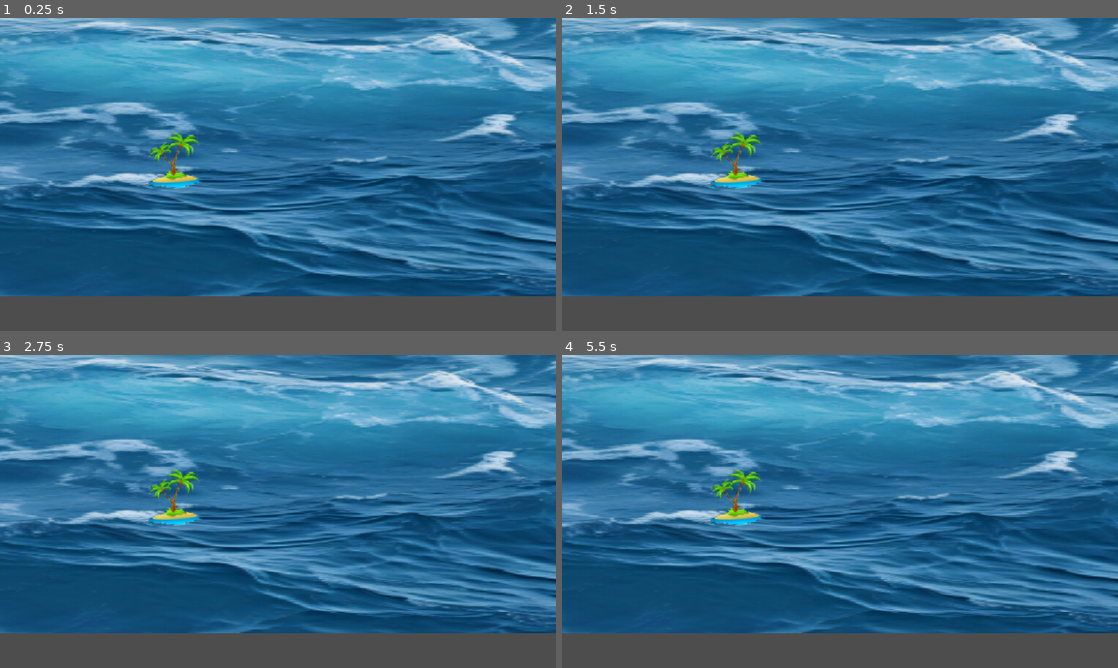
Above: before the commit, frames 1-4 (two rows, left to right).
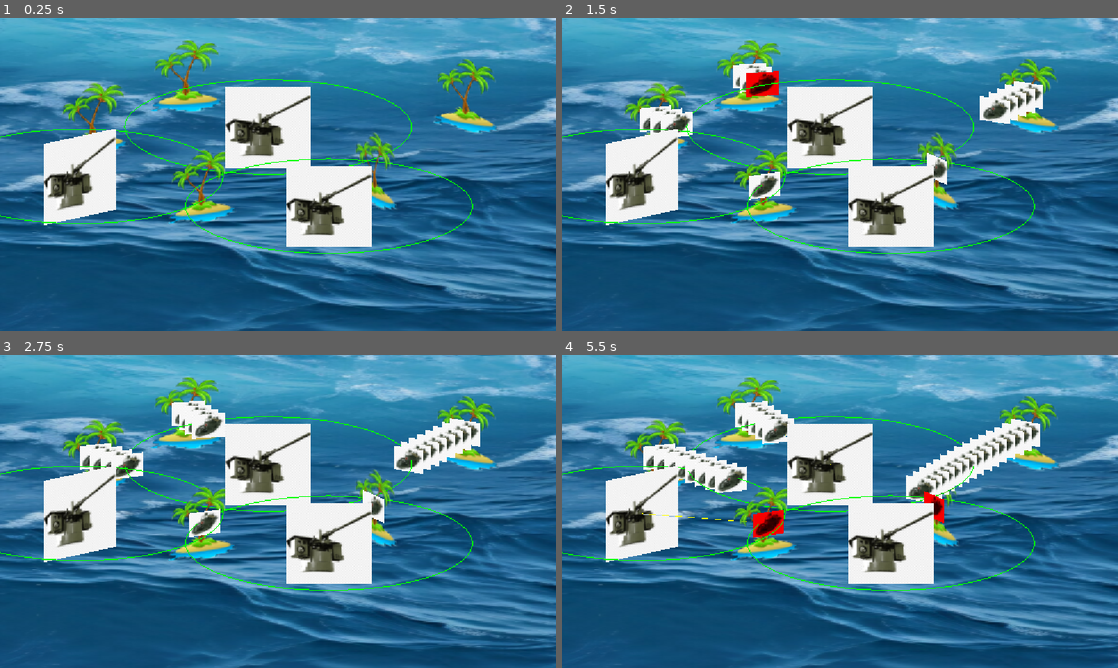
Above: after the commit, the same moments.

Repository: EssithAbertay/islands-game-jam
Game: Godot game, scene res://Scenes/enviroment.tscn
Two runs of this game, one before a commit and one after it. Both use one fixed random seed, a clock stepped at 60 frames per second and the inputs below.
Inputs:
- Up to frame 1 (0.25 s): no input
- Up to frame 2 (1.5 s): no input
- Up to frame 3 (2.75 s): no input
- Up to frame 4 (5.5 s): no input

The runs differ from the first frame. In frame 1, 65% of the frame differs, in the area x 0-100%, y 0-100%; in frame 2, 66%; in frame 3, 67%; in frame 4, 68%.

Commit message:
Turret stuff

Diff:
--- a/Scenes/enemy/enemy_boat.tscn
+++ b/Scenes/enemy/enemy_boat.tscn
@@ -1,8 +1,20 @@
 [gd_scene format=3 uid="uid://dqw3udxe25oaf"]
 
+[ext_resource type="Script" uid="uid://chu51fgdf1ras" path="res://Scripts/boat_s.gd" id="1_8fsh6"]
 [ext_resource type="Texture2D" uid="uid://bjv4ar8a17enc" path="res://Assets/enemy_boat.png" id="1_fg1bx"]
 
-[node name="EnemyBoat" type="Node3D" unique_id=578794883]
+[sub_resource type="SphereShape3D" id="SphereShape3D_07vgb"]
+radius = 2.5579734
+
+[node name="EnemyBoat" type="CharacterBody3D" unique_id=2047224162 groups=["enemy"]]
+script = ExtResource("1_8fsh6")
+target = Vector3(10, 0, 10)
+maxHealth = 40
+flashDamageTime = 0.1
 
 [node name="Sprite3D" type="Sprite3D" parent="." unique_id=655860053]
+render_priority = 2
 texture = ExtResource("1_fg1bx")
+
+[node name="CollisionShape3D" type="CollisionShape3D" parent="." unique_id=1511283663]
+shape = SubResource("SphereShape3D_07vgb")
--- a/Scenes/enemy/enemy_island.tscn
+++ b/Scenes/enemy/enemy_island.tscn
@@ -1,8 +1,13 @@
 [gd_scene format=3 uid="uid://ciqk8xjnpanov"]
 
 [ext_resource type="Texture2D" uid="uid://kxdlkrnelns4" path="res://Assets/enemy_island.png" id="1_7881a"]
+[ext_resource type="Script" uid="uid://cljktj0ysk2o0" path="res://Scripts/island_s.gd" id="1_m71jm"]
+[ext_resource type="PackedScene" uid="uid://dqw3udxe25oaf" path="res://Scenes/enemy/enemy_boat.tscn" id="2_5vonq"]
 
 [node name="EnemyIsland" type="Node3D" unique_id=1749570327]
+script = ExtResource("1_m71jm")
+enemy_spawn_rate = 0.3
+boat = ExtResource("2_5vonq")
 
 [node name="Sprite3D" type="Sprite3D" parent="." unique_id=627668633]
 transform = Transform3D(0.205, 0, 0, 0, 0.205, 0, 0, 0, 0.205, 0, 0, 0)
--- a/Scenes/enviroment.tscn
+++ b/Scenes/enviroment.tscn
@@ -2,17 +2,42 @@
 
 [ext_resource type="PackedScene" uid="uid://ciqk8xjnpanov" path="res://Scenes/enemy/enemy_island.tscn" id="1_ks4c7"]
 [ext_resource type="Texture2D" uid="uid://cpe7rh3n6xupp" path="res://Assets/ocean.jpg" id="2_ubiir"]
+[ext_resource type="PackedScene" uid="uid://dqnt87eqnh8k0" path="res://Scenes/player/turret.tscn" id="3_ks4c7"]
 
 [node name="Node3D" type="Node3D" unique_id=1496945402]
 
 [node name="Camera3D" type="Camera3D" parent="." unique_id=1945317165]
 transform = Transform3D(1, 0, 0, 0, 0.9442179, 0.3293214, 0, -0.3293214, 0.94421786, 0, 15.572266, 20.749268)
 projection = 1
-size = 42.58569
+size = 32.709076
+
+[node name="Ocean" type="Sprite3D" parent="." unique_id=2129427548]
+transform = Transform3D(10, 0, 0, 0, -4.371139e-07, 10, 0, -10, -4.371139e-07, -0.031312943, 0, 0.0070257187)
+texture = ExtResource("2_ubiir")
 
 [node name="EnemyIsland" parent="." unique_id=1749570327 instance=ExtResource("1_ks4c7")]
-transform = Transform3D(0.98027116, 0, 0.19765733, 0, 1, 0, -0.19765733, 0, 0.98027116, -14.042079, 3.1805487, -20.644842)
+transform = Transform3D(0.98027116, 0, 0.19765733, 0, 1, 0, -0.19765733, 0, 0.98027116, -9.490671, 0, -55.272453)
 
-[node name="Ocean" type="Sprite3D" parent="." unique_id=2129427548]
-transform = Transform3D(10, 0, 0, 0, -4.371139e-07, 10, 0, -10, -4.371139e-07, 0, 0, 0)
-texture = ExtResource("2_ubiir")
+[node name="EnemyIsland5" parent="." unique_id=468672332 instance=ExtResource("1_ks4c7")]
+transform = Transform3D(0.92186314, 0, 0.38751557, 0, 1, 0, -0.38751557, 0, 0.92186314, -7.889452, 0, -20.312561)
+
+[node name="EnemyIsland2" parent="." unique_id=283272367 instance=ExtResource("1_ks4c7")]
+transform = Transform3D(0.8862589, 0, -0.46319026, 0, 1, 0, 0.46319026, 0, 0.8862589, 19.705536, 0, -49.16974)
+
+[node name="EnemyIsland3" parent="." unique_id=1556331324 instance=ExtResource("1_ks4c7")]
+transform = Transform3D(0.9504864, 0, 0.31076643, 0, 1, 0, -0.31076643, 0, 0.9504864, -19.268639, 0, -41.59404)
+
+[node name="EnemyIsland4" parent="." unique_id=100763366 instance=ExtResource("1_ks4c7")]
+transform = Transform3D(0.60119426, 0, -0.79910314, 0, 1, 0, 0.79910314, 0, 0.60119426, 10.179531, 0, -25.663845)
+
+[node name="Turret" parent="." unique_id=1518263802 instance=ExtResource("3_ks4c7")]
+transform = Transform3D(1, 0, 0, 0, 1, 0, 0, 0, 1, -1.008, 0, -38.818)
+fireCd = 0.1
+
+[node name="Turret" parent="Turret" unique_id=172428934 instance=ExtResource("3_ks4c7")]
+transform = Transform3D(1, 0, 0, 0, 1, 0, 0, 0, 1, 6.3191094, 0, 25.130821)
+fireCd = 0.1
+
+[node name="Turret2" parent="." unique_id=1817653700 instance=ExtResource("3_ks4c7")]
+transform = Transform3D(0.83842015, 0, 0.54502445, 0, 1, 0, -0.54502445, 0, 0.83842015, -20.73181, 0, -23.138008)
+fireCd = 0.1
--- /dev/null
+++ b/Scenes/player/turret.tscn
@@ -0,0 +1,26 @@
+[gd_scene format=3 uid="uid://dqnt87eqnh8k0"]
+
+[ext_resource type="Script" uid="uid://bfxko6yl3ku60" path="res://Scripts/turret_s.gd" id="1_wbe0e"]
+[ext_resource type="Texture2D" uid="uid://bx4uu4n1wkwm4" path="res://Assets/turret.png" id="1_xjgln"]
+
+[sub_resource type="SphereShape3D" id="SphereShape3D_6gp1l"]
+radius = 5.0
+
+[node name="Turret" type="Node3D" unique_id=1518263802]
+script = ExtResource("1_wbe0e")
+damage = 20
+fireRadius = 15
+
+[node name="Sprite3D" type="Sprite3D" parent="." unique_id=163992799]
+render_priority = 2
+texture = ExtResource("1_xjgln")
+
+[node name="Area3D" type="Area3D" parent="." unique_id=745478928]
+
+[node name="CollisionShape3D" type="CollisionShape3D" parent="Area3D" unique_id=65494129]
+shape = SubResource("SphereShape3D_6gp1l")
+
+[node name="RangeIndicator" type="MeshInstance3D" parent="." unique_id=2061403276]
+
+[connection signal="body_entered" from="Area3D" to="." method="_on_area_3d_body_entered"]
+[connection signal="body_exited" from="Area3D" to="." method="_on_area_3d_body_exited"]
--- /dev/null
+++ b/Scripts/boat_s.gd
@@ -0,0 +1,16 @@
+extends Enemy
+
+# Called when the node enters the scene tree for the first time.
+func _ready() -> void:
+	super._ready()
+
+# Called every frame. 'delta' is the elapsed time since the previous frame.
+func _process(delta: float) -> void:
+	super._process(delta)
+
+func _physics_process(delta: float) -> void:
+	# move towards point
+	var direction: Vector3
+	direction =  target - global_position
+	position += ((direction.normalized()) * speed * delta)
+	pass
--- /dev/null
+++ b/Scripts/enemy.gd
@@ -0,0 +1,38 @@
+class_name Enemy
+extends CharacterBody3D
+
+@export var speed = 5
+@export var target: Vector3
+@export var maxHealth = 10
+var currentHealth = 10
+var sprite3d
+var flashDamage: bool = false
+@export var flashDamageTime = 0.2
+var flashDamageTimeRemaining = 0
+
+func takeDamage(damage: int) -> void:
+	currentHealth -= damage
+	flashDamage = true
+	print(currentHealth)
+	checkStatus()
+
+func checkStatus():
+	if (currentHealth <= 0):
+		queue_free()
+
+# Called when the node enters the scene tree for the first time.
+func _ready() -> void:
+	sprite3d = get_node("Sprite3D")
+	currentHealth = maxHealth
+	print(currentHealth)
+	pass
+
+# Called every frame. 'delta' is the elapsed time since the previous frame.
+func _process(delta: float) -> void:
+	if(flashDamage):
+		print("flashDamage")
+		sprite3d.modulate = Color(1,0,0)
+		flashDamageTimeRemaining += delta
+		if(flashDamageTimeRemaining >= flashDamageTime):
+			flashDamage = false
+			sprite3d.modulate = Color(1,1,1)
--- a/island_s.gd
+++ b/Scripts/island_s.gd
@@ -1,11 +1,22 @@
 extends Node
 
+@export var enemy_spawn_rate:float = 1
+var enemy_spawn_cd = 0
+
+@export var boat: PackedScene
 
 # Called when the node enters the scene tree for the first time.
 func _ready() -> void:
 	pass # Replace with function body.
 
-
 # Called every frame. 'delta' is the elapsed time since the previous frame.
 func _process(delta: float) -> void:
+	enemy_spawn_cd += delta
+	if(enemy_spawn_cd >= enemy_spawn_rate):
+		enemy_spawn_cd = 0
+
+		var boat_instance = boat.instantiate()
+		add_child(boat_instance)
+
+
 	pass
--- /dev/null
+++ b/Scripts/turret_s.gd
@@ -0,0 +1,96 @@
+extends Node3D
+
+@export var damage = 10
+@export var fireCd:float = 1
+@export var fireRadius = 5
+
+var fireCdRemaining = 0
+
+var enemies: Array[Node3D] = []
+
+# Called when the node enters the scene tree for the first time.
+func _ready() -> void:
+	$Area3D/CollisionShape3D.shape.radius = fireRadius
+
+func draw_range_circle():
+	var mesh = ImmediateMesh.new()
+	var mat = StandardMaterial3D.new()
+
+	mat.albedo_color = Color(0, 1, 0)
+	mat.shading_mode = BaseMaterial3D.SHADING_MODE_UNSHADED
+
+	mesh.surface_begin(Mesh.PRIMITIVE_LINE_STRIP, mat)
+
+	for i in range(65):
+		var angle = TAU * i / 64
+		mesh.surface_add_vertex(Vector3(
+			cos(angle) * fireRadius,
+			0.05,
+			sin(angle) * fireRadius
+		))
+
+	mesh.surface_end()
+
+	$RangeIndicator.mesh = mesh
+
+
+# Called every frame. 'delta' is the elapsed time since the previous frame.
+func _process(delta: float) -> void:
+	fireCdRemaining += delta
+
+	# check if can fire, if so deal damage to closest enemy and reset timer
+	if(fireCdRemaining >= fireCd):
+		fireCdRemaining = 0
+		var target = get_closest_enemy()
+		if target is Enemy:
+			target.takeDamage(damage)
+			shoot(target)
+
+	draw_range_circle()
+
+
+func get_closest_enemy():
+	var closest_enemy = null
+	var closest_distance = INF
+
+	for enemy in enemies:
+		if is_instance_valid(enemy):
+			var distance = global_position.distance_squared_to(enemy.global_position)
+			if distance < closest_distance:
+				closest_distance = distance
+				closest_enemy = enemy
+
+	return closest_enemy
+
+func shoot(body: Node3D):
+	var start = global_position
+	var end = body.global_position
+	spawn_tracer(start,end)
+
+
+func spawn_tracer(start: Vector3, end: Vector3):
+	var mesh_instance = MeshInstance3D.new()
+	var immediate_mesh = ImmediateMesh.new()
+	var material = StandardMaterial3D.new()
+
+	material.albedo_color = Color.YELLOW
+	material.shading_mode = BaseMaterial3D.SHADING_MODE_UNSHADED
+
+	immediate_mesh.surface_begin(Mesh.PRIMITIVE_LINES, material)
+	immediate_mesh.surface_add_vertex(start)
+	immediate_mesh.surface_add_vertex(end)
+	immediate_mesh.surface_end()
+
+	mesh_instance.mesh = immediate_mesh
+	get_tree().current_scene.add_child(mesh_instance)
+
+	await get_tree().create_timer(0.05).timeout
+	mesh_instance.queue_free()
+
+func _on_area_3d_body_entered(body: Node3D) -> void:
+	if body.is_in_group("enemy"):
+		enemies.append(body)
+
+func _on_area_3d_body_exited(body: Node3D) -> void:
+	if body.is_in_group("enemy"):
+		enemies.erase(body)
--- a/project.godot
+++ b/project.godot
@@ -19,6 +19,10 @@
 
 window/stretch/mode="canvas_items"
 window/stretch/aspect="expand"
+
+[global_group]
+
+enemy="enemies in turret mode to get blasted"
 
 [input]
 
Binary file added: Assets/turret.png
Not shown, added: Assets/turret.png.import
Not shown, added: Scripts/boat_s.gd.uid
Not shown, added: Scripts/enemy.gd.uid
Renamed: island_s.gd.uid -> Scripts/island_s.gd.uid
Not shown, added: Scripts/turret_s.gd.uid
Not shown, added: Scenes/enviroment.tscn6539411098.tmp
